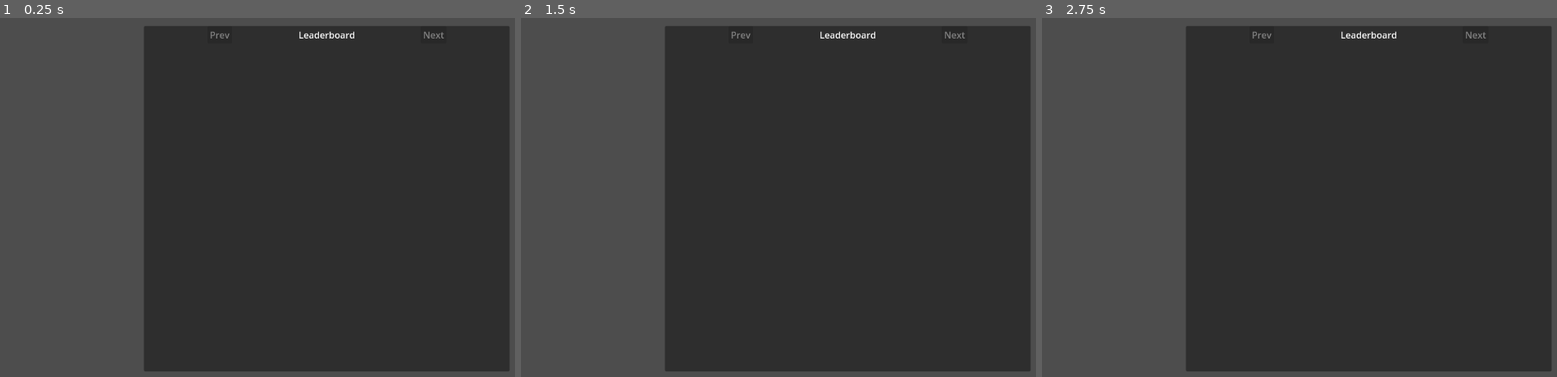
Above: before the commit, frames 1-3 (left to right).
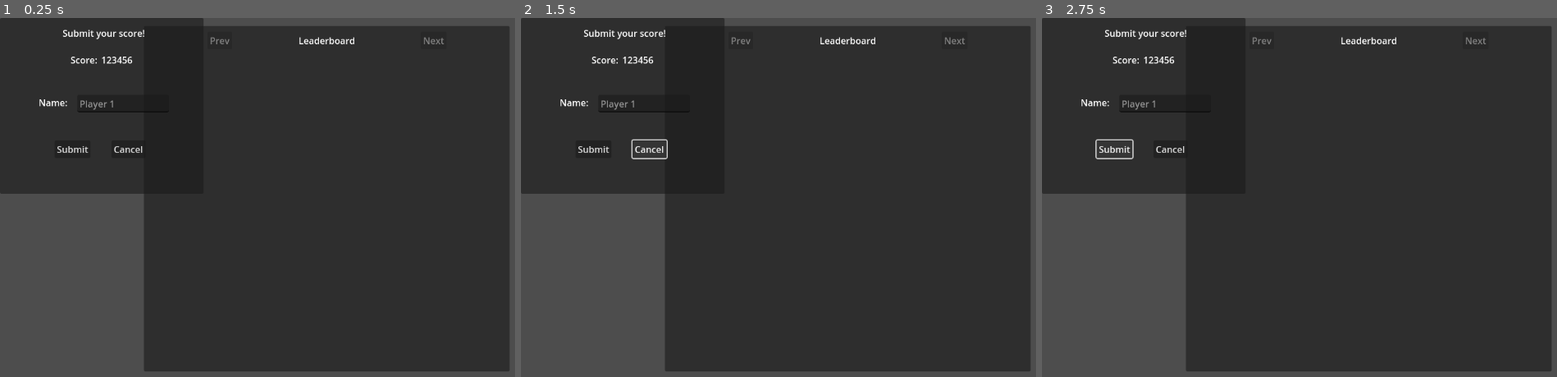
Above: after the commit, the same moments.

Repository: adrenallen/EasyLeaderboard-Godot
Game: Godot game, scene res://leaderboard/Leaderboard.tscn
Same seed, same stepped clock (60 frames per second), same inputs: the game is played once before the commit and once after it. The project has no main scene, so this scene is started directly.
Inputs (mouse positions are in pixels of both pictures, inside the frame that each line leads up to):
- Up to frame 1 (0.25 s): no input
- Up to frame 2 (1.5 s): click (593, 150) at 0.5 s, where only the run after the commit has a clickable "Submit"; click (649, 150) at 1.25 s, where only the run after the commit has a clickable "Cancel"
- Up to frame 3 (2.75 s): click (1114, 150) at 2 s, where only the run after the commit has a clickable "Submit"

The runs differ from the first frame. In frame 1, 14% of the frame differs, in the area x 0-87%, y 0-49%; in frame 2, 14%; in frame 3, 14%.
Error before the commit: Invalid type in function 'request' in base 'HTTPRequest'. Cannot convert argument 4 from int to String. (res://api/EasyLeaderboard.gd:30)
Error after the commit: Invalid type in function 'request' in base 'HTTPRequest'. Cannot convert argument 4 from int to String. (res://api/EasyLeaderboard.gd:40)

Commit message:
checkin

Diff:
--- a/api/EasyLeaderboard.gd
+++ b/api/EasyLeaderboard.gd
@@ -11,6 +11,9 @@
 @export var easy_leaderboard_url  : String = DEFAULT_EASY_LEADERBOARD_URL
 @export var game_name : String = DEFAULT_GAME_NAME
 @export var sort_results_ascending : bool = DEFAULT_SORT_RESULTS_ASCENDING
+
+@export var page_size : int = 10
+@export var current_page : int = 1
 
 # TODO - implement this
 #@export var page_size : int = 10
@@ -26,9 +29,16 @@
 	_submit_leaderboard_score(score_name, score_value, score_metadata, score_validation)
 
 func _refresh_leaderboard():
+
+	# Build the query params
+	var params : String = "?"
+	params += "asc=" + str(sort_results_ascending).to_lower()
+	params += "&pagesize=" + str(page_size)
+	params += "&page=" + str(current_page)
+
 	# TODO - Build the URL more nicely
 	$GetLeaderboardRequest.request(
-		easy_leaderboard_url + "/games/" + game_name + "?asc=" + str(sort_results_ascending).to_lower(),
+		easy_leaderboard_url + "/games/" + game_name + params,
 		[],
 		false,
 		HTTPClient.METHOD_GET
--- a/leaderboard/Leaderboard.tscn
+++ b/leaderboard/Leaderboard.tscn
@@ -1,6 +1,7 @@
-[gd_scene load_steps=3 format=3 uid="uid://qtd4jtukqvh3"]
+[gd_scene load_steps=4 format=3 uid="uid://qtd4jtukqvh3"]
 
 [ext_resource type="PackedScene" uid="uid://dyc75iewallhd" path="res://api/EasyLeaderboard.tscn" id="1_f4dny"]
+[ext_resource type="PackedScene" uid="uid://c0t0hiwfc7xfe" path="res://leaderboard/LeaderboardScoreSubmitPanel.tscn" id="2_3bnnd"]
 
 [sub_resource type="GDScript" id="GDScript_7ko77"]
 script/source = "extends Control
@@ -19,12 +20,12 @@
 
 @onready var results_container : GridContainer = $LeadboardPanel/ResultsGridContainer
 @onready var easy_leaderboard_api : EasyLeaderboard = $EasyLeaderboard
-@onready var prev_button : Button = $LeadboardPanel/GridContainer/PrevButtonContainer/PrevButton
+@onready var prev_button : Button = $LeadboardPanel/HeaderGridContainer/PrevButtonContainer/PrevButton
 @onready var next_button : Button = $LeadboardPanel/HeaderGridContainer/NextButtonContainer/NextButton
 
 # Called when the node enters the scene tree for the first time.
 func _ready():
-	easy_leaderboard_api.get_leaderboard_results()
+	_refresh_results()
 	$LeadboardPanel/HeaderGridContainer/LeaderboardTitle.text = leaderboard_title
 
 
@@ -49,9 +50,33 @@
 
 		results_container.add_child(row)
 
+	next_button.disabled = len(results) < page_size
+	prev_button.disabled = current_page <= 1
+
 
 func _on_easy_leaderboard_leaderboard_score_submitted():
 	pass # Replace with function body.
+
+
+func _on_next_button_pressed():
+	current_page = current_page + 1
+	_refresh_results()
+
+func _on_prev_button_pressed():
+	current_page = current_page - 1
+	_refresh_results()
+
+func _refresh_results():
+	next_button.disabled = true
+	prev_button.disabled = true
+
+	easy_leaderboard_api.current_page = current_page
+	easy_leaderboard_api.page_size = page_size
+	easy_leaderboard_api.game_name = game_name
+	easy_leaderboard_api.sort_results_ascending = sort_results_asc
+
+	easy_leaderboard_api.get_leaderboard_results()
+
 "
 
 [node name="Leaderboard" type="Control"]
@@ -70,8 +95,9 @@
 
 [node name="HeaderGridContainer" type="GridContainer" parent="LeadboardPanel"]
 layout_mode = 0
+offset_top = 10.0
 offset_right = 643.0
-offset_bottom = 33.0
+offset_bottom = 43.0
 columns = 3
 
 [node name="PrevButtonContainer" type="CenterContainer" parent="LeadboardPanel/HeaderGridContainer"]
@@ -116,9 +142,9 @@
 
 [node name="ResultsGridContainer" type="GridContainer" parent="LeadboardPanel"]
 layout_mode = 0
-offset_left = 4.0
+offset_left = 1.0
 offset_top = 48.0
-offset_right = 639.0
+offset_right = 644.0
 offset_bottom = 538.0
 
 [node name="FooterGridContainer" type="GridContainer" parent="LeadboardPanel"]
@@ -128,5 +154,10 @@
 offset_right = 636.0
 offset_bottom = 601.0
 
+[node name="LeaderboardScoreSubmitPanel" parent="." instance=ExtResource("2_3bnnd")]
+layout_mode = 0
+
 [connection signal="leaderboard_results_changed" from="EasyLeaderboard" to="." method="_on_easy_leaderboard_leaderboard_results_changed"]
 [connection signal="leaderboard_score_submitted" from="EasyLeaderboard" to="." method="_on_easy_leaderboard_leaderboard_score_submitted"]
+[connection signal="pressed" from="LeadboardPanel/HeaderGridContainer/PrevButtonContainer/PrevButton" to="." method="_on_prev_button_pressed"]
+[connection signal="pressed" from="LeadboardPanel/HeaderGridContainer/NextButtonContainer/NextButton" to="." method="_on_next_button_pressed"]
--- a/leaderboard/LeaderboardRow.tscn
+++ b/leaderboard/LeaderboardRow.tscn
@@ -1,6 +1,6 @@
 [gd_scene load_steps=2 format=3 uid="uid://c8fa1chs2ltej"]
 
-[sub_resource type="GDScript" id="GDScript_kqgav"]
+[sub_resource type="GDScript" id="GDScript_fcf7m"]
 script/source = "extends GridContainer
 
 @export var result_number : int
@@ -9,7 +9,7 @@
 
 # Called when the node enters the scene tree for the first time.
 func _ready():
-	$RowNumberContainer/Label.text = str(result_number)
+	$RowNumberContainer/Label.text = \"#\" + str(result_number)
 	$ScoreName/Label.text = score_name
 	$ScoreValue/Label.text = str(score_value)
 
@@ -19,14 +19,14 @@
 	pass
 "
 
-[node name="LeaderboardRow" type="GridContainer"]
+[node name="GridContainer" type="GridContainer"]
 offset_left = 20.0
 offset_right = 619.0
 offset_bottom = 52.0
 size_flags_horizontal = 3
 size_flags_vertical = 3
 columns = 3
-script = SubResource("GDScript_kqgav")
+script = SubResource("GDScript_fcf7m")
 
 [node name="RowNumberContainer" type="CenterContainer" parent="."]
 custom_minimum_size = Vector2(32, 0)
--- /dev/null
+++ b/leaderboard/LeaderboardScoreSubmitPanel.tscn
@@ -0,0 +1,92 @@
+[gd_scene load_steps=2 format=3 uid="uid://c0t0hiwfc7xfe"]
+
+[sub_resource type="GDScript" id="GDScript_8x26a"]
+script/source = "class_name LeaderboardScoreSubmitPanel
+extends Panel
+
+signal leaderboard_score_submitted(result)
+
+# Called when the node enters the scene tree for the first time.
+func _ready():
+	pass # Replace with function body.
+
+
+# Called every frame. 'delta' is the elapsed time since the previous frame.
+func _process(delta):
+	pass
+"
+
+[node name="LeaderboardScoreSubmitPanel" type="Panel"]
+offset_left = 398.0
+offset_top = 111.0
+offset_right = 756.0
+offset_bottom = 420.0
+script = SubResource("GDScript_8x26a")
+
+[node name="SubmitScoreLabel" type="Label" parent="."]
+offset_left = 110.0
+offset_top = 15.0
+offset_right = 255.0
+offset_bottom = 41.0
+text = "Submit your score!"
+
+[node name="ScoreLabel" type="Label" parent="."]
+offset_left = 124.0
+offset_top = 62.0
+offset_right = 172.0
+offset_bottom = 88.0
+text = "Score:"
+
+[node name="Value" type="Label" parent="ScoreLabel"]
+offset_left = 54.0
+offset_right = 94.0
+offset_bottom = 23.0
+text = "123456"
+
+[node name="NameLabel" type="Label" parent="."]
+offset_left = 68.0
+offset_top = 137.0
+offset_right = 119.0
+offset_bottom = 163.0
+text = "Name:"
+
+[node name="Value" type="LineEdit" parent="NameLabel"]
+offset_left = 68.0
+offset_top = -2.0
+offset_right = 229.0
+offset_bottom = 29.0
+placeholder_text = "Player 1"
+max_length = 64
+expand_to_text_length = true
+caret_blink = true
+
+[node name="GridContainer" type="GridContainer" parent="."]
+offset_left = 80.0
+offset_top = 215.0
+offset_right = 274.0
+offset_bottom = 268.0
+columns = 2
+
+[node name="CenterContainer" type="CenterContainer" parent="GridContainer"]
+offset_right = 95.0
+offset_bottom = 31.0
+size_flags_horizontal = 3
+
+[node name="SubmitButton" type="Button" parent="GridContainer/CenterContainer"]
+offset_left = 16.0
+offset_right = 79.0
+offset_bottom = 31.0
+text = "Submit"
+
+[node name="CenterContainer2" type="CenterContainer" parent="GridContainer"]
+offset_left = 99.0
+offset_right = 194.0
+offset_bottom = 31.0
+size_flags_horizontal = 3
+
+[node name="CancelButton" type="Button" parent="GridContainer/CenterContainer2"]
+offset_left = 17.0
+offset_right = 77.0
+offset_bottom = 31.0
+text = "Cancel
+"
